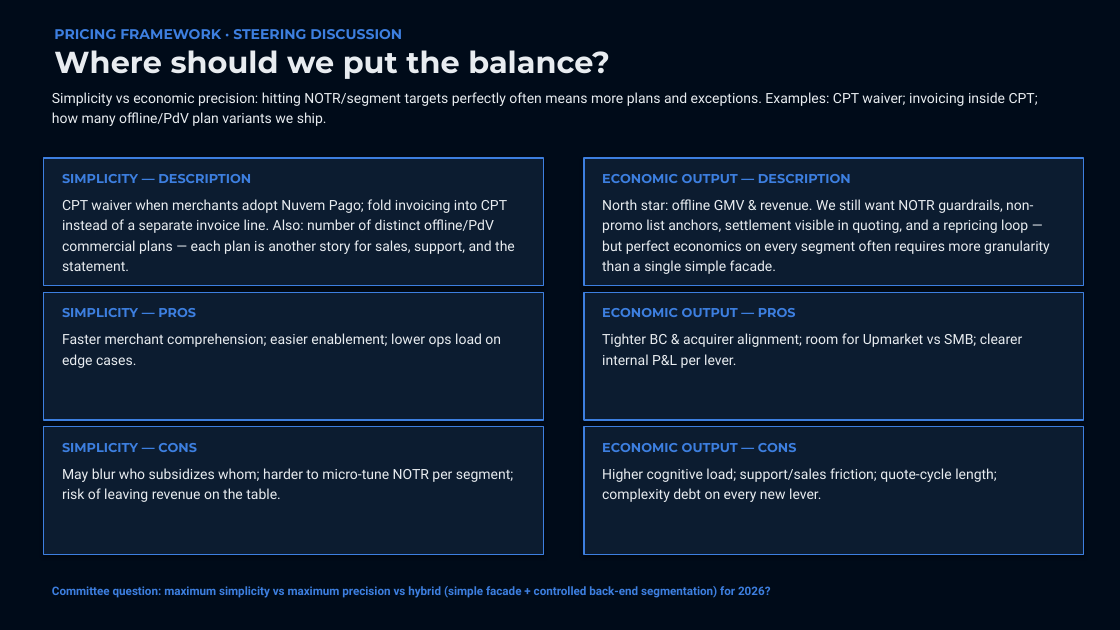
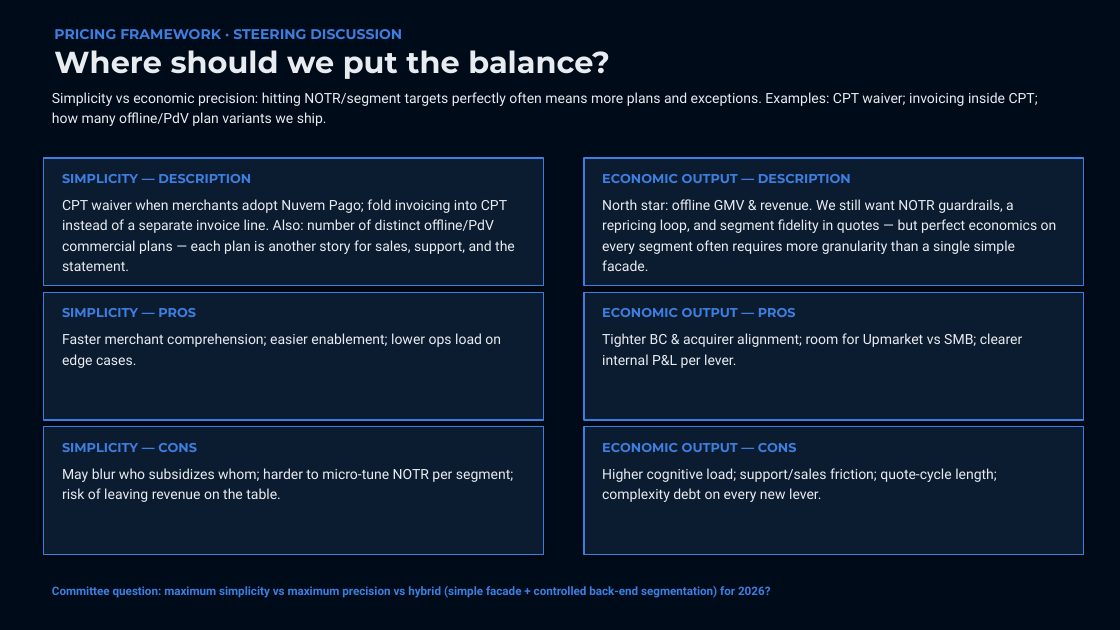
Before and after one commit to henryjbpetry/pos_payments, a slide deck: slide 7 of pos-pricing-model/steering-committee-deck.pptx. Drawn at 1120x630 pixels with LibreOffice and Linux fonts; fonts in the diff are those of the drawing. Boxes give left, top, right and bottom in pixels: in the first picture for what was removed or moved away, otherwise in the second. Text is boxed around its words. In the diff, an @@ line names an element or a change of style, - is before the commit and + after.

```diff
--- a/pos-pricing-model/steering-committee-deck.pptx
+++ b/pos-pricing-model/steering-committee-deck.pptx
@@ text at (x1=602, y1=199, x2=1057, y2=271): text changed @@
-North star: offline GMV & revenue. We still want NOTR guardrails, non-promo list anchors, settlement visible in quoting, and a repricing loop — but perfect economics on every segment often requires more granularity than a single simple facade.
+North star: offline GMV & revenue. We still want NOTR guardrails, a repricing loop, and segment fidelity in quotes — but perfect economics on every segment often requires more granularity than a single simple facade.
```
Also in this commit, not shown: 1 other slide changed, 4 other files.
